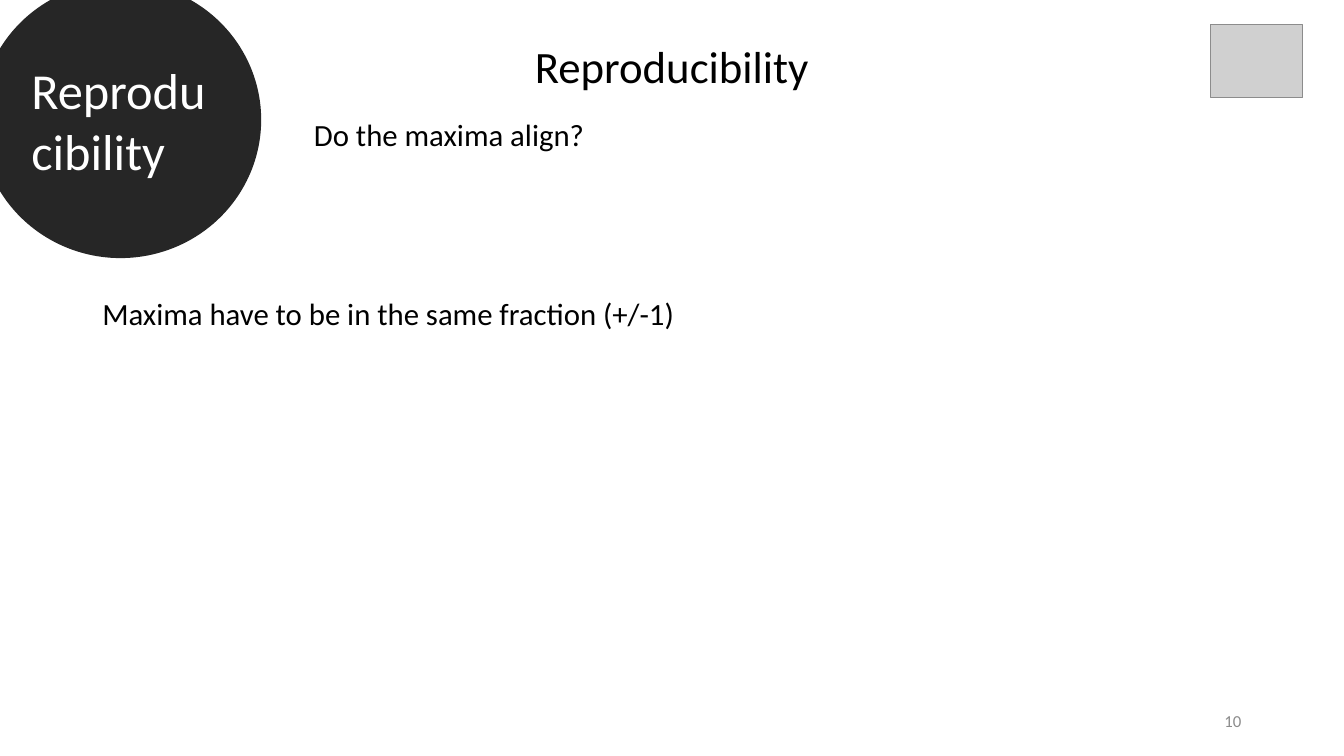
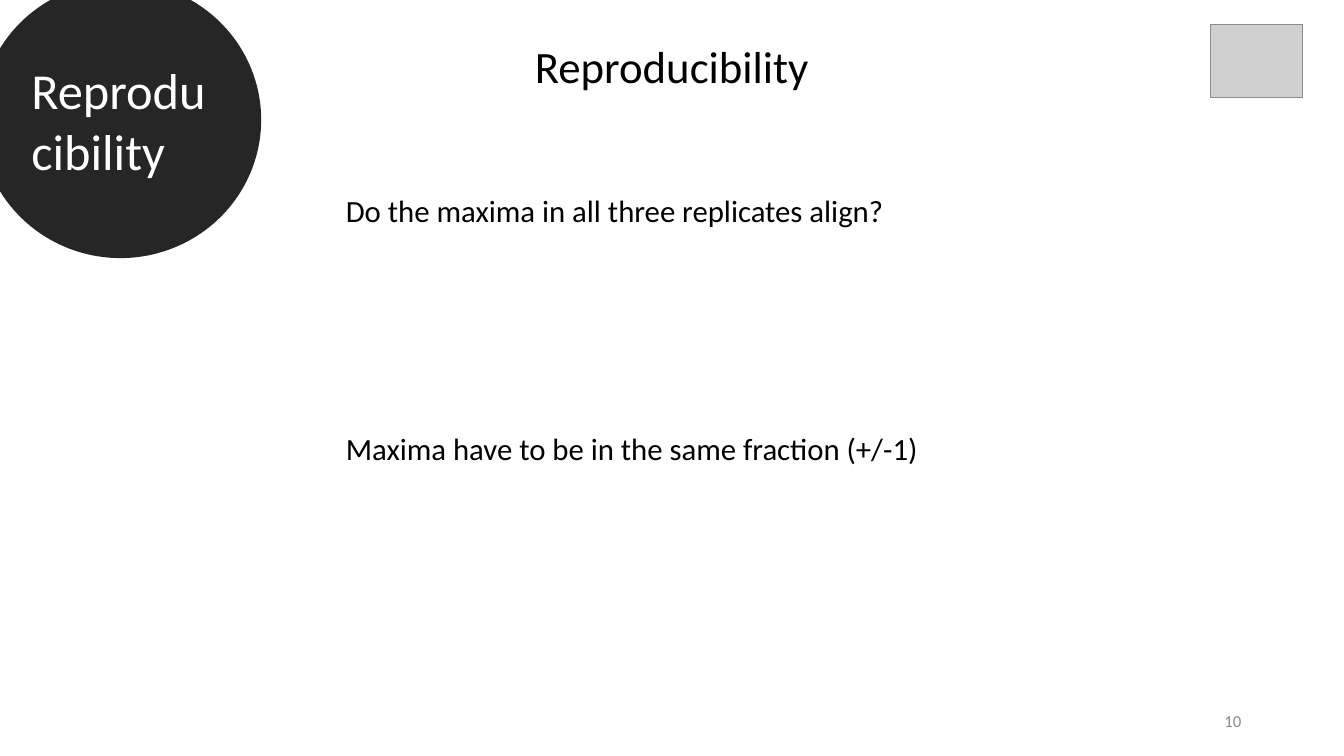
Before and after one commit to datascience-mobi-2022/2022-topic-03-team-05, a slide deck: slide 10 of Final presentation outline & temporary draft.pptx. Drawn at 1344x756 pixels with LibreOffice and Linux fonts; fonts in the diff are those of the drawing; grey boxes stand for pictures. Boxes give left, top, right and bottom in pixels: in the first picture for what was removed or moved away, otherwise in the second. Text is boxed around its words. In the diff, an @@ line names an element or a change of style, - is before the commit and + after.

```diff
--- a/Final presentation outline & temporary draft.pptx
+++ b/Final presentation outline & temporary draft.pptx
@@ text at <box>346,200,883,228</box>: text changed @@
-Do the maxima align?
+Do the maxima in all three replicates align?
@@ text "Maxima have to be in ...": place and size @@
-text "Maxima have to be in ..." at <box>102,302,674,329</box>
+text "Maxima have to be in ..." at <box>346,437,918,464</box>
```
Also in this commit, not shown: 4 other slides changed.
